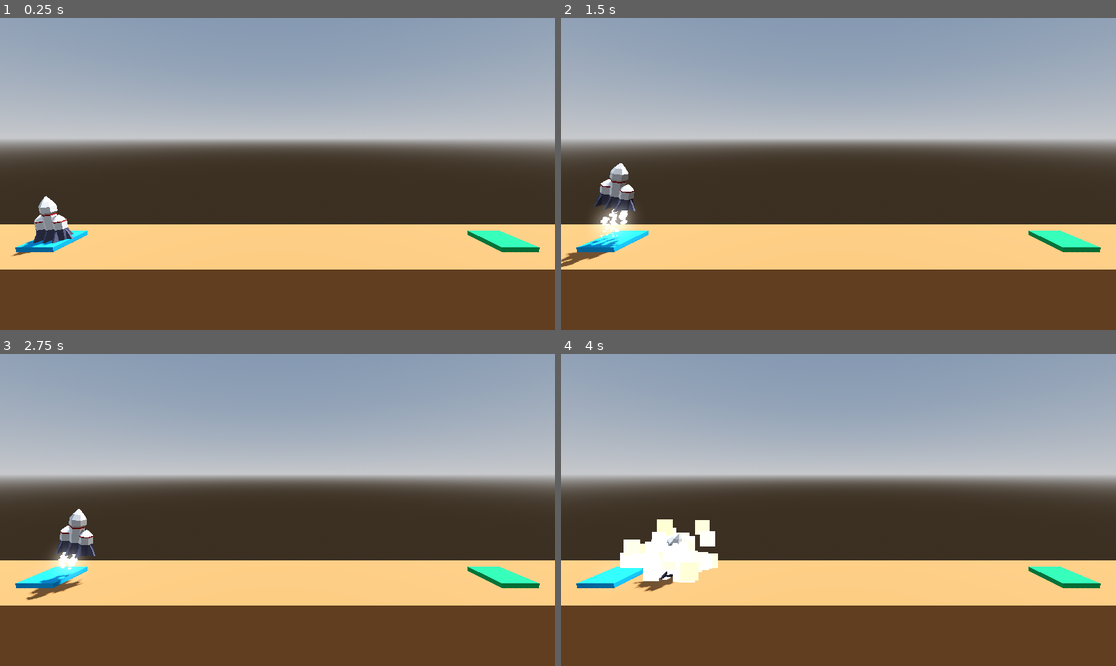
Above: before the commit, frames 1-4 (two rows, left to right).
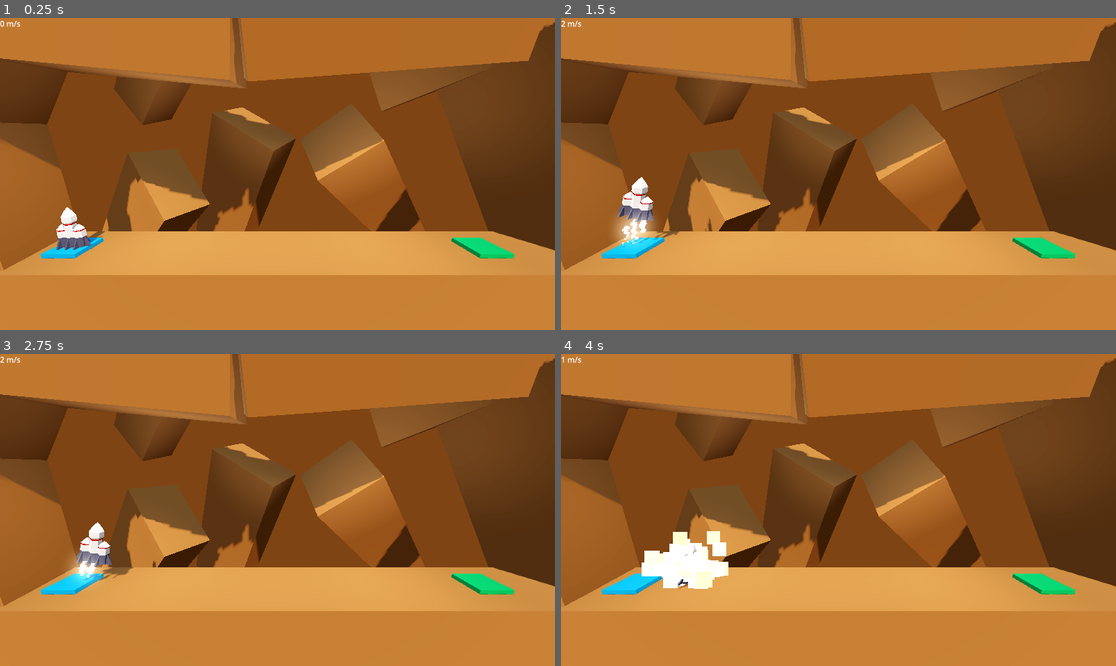
Above: after the commit, the same moments.

Repository: LukasVasi/godot-project-boost
Game: Godot game, scene res://levels/level_1.tscn
Two runs of this game, one before a commit and one after it. Both use one fixed random seed, a clock stepped at 60 frames per second and the inputs below.
Inputs:
- Up to frame 1 (0.25 s): no input
- Up to frame 2 (1.5 s): tap Enter at 0.5 s; hold D (rotate_right) 0.53-1.28 s; hold W (boost) 0.53-1.28 s; hold A (rotate_left) from 1.28 s (still down); tap W (boost) at 1.35 s
- Up to frame 3 (2.75 s): release A (rotate_left) at 2.03 s; hold D (rotate_right) from 2.03 s (still down); hold W (boost) from 2.03 s (still down)
- Up to frame 4 (4 s): release W (boost) at 2.78 s; tap W (boost) at 2.85 s; release D (rotate_right) at 3.53 s; hold A (rotate_left) from 3.53 s (still down); hold W (boost) from 3.53 s (still down)

The runs differ from the first frame. In frame 1, 98% of the frame differs, in the area x 0-100%, y 0-100%; in frame 2, 98%; in frame 3, 98%; in frame 4, 97%.

Commit message:
Colliding with the landing pad at a high velocity now counts as a crash

Diff:
--- /dev/null
+++ b/hud.gd
@@ -0,0 +1,9 @@
+class_name HUD
+extends CanvasLayer
+
+@onready var velocity_label: Label = $VelocityLabel
+@onready var player: Player = $".."
+
+# Called every frame. 'delta' is the elapsed time since the previous frame.
+func _process(delta: float) -> void:
+	velocity_label.text = str(round(player.linear_velocity.length())) + " m/s"
--- a/levels/level_1.tscn
+++ b/levels/level_1.tscn
@@ -1,7 +1,19 @@
-[gd_scene load_steps=9 format=3 uid="uid://bpsjxp56sx76b"]
+[gd_scene load_steps=10 format=3 uid="uid://bpsjxp56sx76b"]
 
 [ext_resource type="PackedScene" uid="uid://cb7xn3320rath" path="res://player.tscn" id="1_ho1rs"]
 [ext_resource type="Script" path="res://landing_pad.gd" id="2_ejkfk"]
+
+[sub_resource type="StandardMaterial3D" id="StandardMaterial3D_o6mdg"]
+albedo_color = Color(5.39064e-06, 0.618762, 0.864244, 1)
+
+[sub_resource type="StandardMaterial3D" id="StandardMaterial3D_00hso"]
+albedo_color = Color(8.18223e-07, 0.68689, 0.338361, 1)
+
+[sub_resource type="StandardMaterial3D" id="StandardMaterial3D_fm46s"]
+albedo_color = Color(0.664074, 0.428349, 0.217795, 1)
+
+[sub_resource type="StandardMaterial3D" id="StandardMaterial3D_pbld1"]
+albedo_color = Color(0.664074, 0.428349, 0.217795, 1)
 
 [sub_resource type="ProceduralSkyMaterial" id="ProceduralSkyMaterial_as60p"]
 sky_horizon_color = Color(0.64625, 0.65575, 0.67075, 1)
@@ -11,37 +23,17 @@
 sky_material = SubResource("ProceduralSkyMaterial_as60p")
 
 [sub_resource type="Environment" id="Environment_8g4vc"]
-background_mode = 2
+background_mode = 1
+background_color = Color(0.0971463, 0.0542612, 0.0192034, 1)
 sky = SubResource("Sky_7jvt3")
+ambient_light_source = 3
 tonemap_mode = 2
 glow_enabled = true
 
-[sub_resource type="StandardMaterial3D" id="StandardMaterial3D_fm46s"]
-albedo_color = Color(0.664074, 0.428349, 0.217795, 1)
-
-[sub_resource type="StandardMaterial3D" id="StandardMaterial3D_o6mdg"]
-albedo_color = Color(5.39064e-06, 0.618762, 0.864244, 1)
-
-[sub_resource type="StandardMaterial3D" id="StandardMaterial3D_00hso"]
-albedo_color = Color(8.18223e-07, 0.68689, 0.338361, 1)
-
 [node name="Level" type="Node3D"]
-
-[node name="WorldEnvironment" type="WorldEnvironment" parent="."]
-environment = SubResource("Environment_8g4vc")
-
-[node name="DirectionalLight3D" type="DirectionalLight3D" parent="."]
-transform = Transform3D(-0.866025, -0.433013, 0.25, 0, 0.5, 0.866025, -0.5, 0.75, -0.433013, 0, 0, 0)
-shadow_enabled = true
 
 [node name="Player" parent="." instance=ExtResource("1_ho1rs")]
 transform = Transform3D(1, 0, 0, 0, 1, 0, 0, 0, 1, -13, 1.125, 0)
-
-[node name="Ground" type="CSGBox3D" parent="." groups=["Hazard"]]
-transform = Transform3D(1, 0, 0, 0, 1, 0, 0, 0, 1, 0, -4, 0)
-use_collision = true
-size = Vector3(50, 8, 5)
-material = SubResource("StandardMaterial3D_fm46s")
 
 [node name="LaunchPad" type="CSGBox3D" parent="."]
 transform = Transform3D(1, 0, 0, 0, 1, 0, 0, 0, 1, -13, 0.125, 0)
@@ -58,4 +50,95 @@
 next_level_path = "res://levels/level_2.tscn"
 
 [node name="Camera3D" type="Camera3D" parent="."]
-transform = Transform3D(1, 0, 0, 0, 0.984808, 0.173648, 0, -0.173648, 0.984808, 0, 6, 11)
+transform = Transform3D(1, 0, 0, 0, 0.984808, 0.173648, 0, -0.173648, 0.984808, 0, 7, 12)
+
+[node name="Environment" type="Node3D" parent="."]
+
+[node name="Ground" type="CSGBox3D" parent="Environment" groups=["Environment", "Hazard"]]
+transform = Transform3D(1, 0, 0, 0, 1, 0, 0, 0, 1, 0, -4, 0)
+use_collision = true
+size = Vector3(50, 8, 5)
+material = SubResource("StandardMaterial3D_fm46s")
+
+[node name="Ceiling" type="CSGBox3D" parent="Environment" groups=["Environment", "Hazard"]]
+transform = Transform3D(0.996153, 0.0871005, -0.00963631, -0.0875678, 0.985179, -0.147495, -0.0033534, 0.147771, 0.989016, -16.8231, 15.312, 0)
+use_collision = true
+size = Vector3(30, 8, 5)
+material = SubResource("StandardMaterial3D_pbld1")
+
+[node name="Ceiling2" type="CSGBox3D" parent="Environment" groups=["Environment", "Hazard"]]
+transform = Transform3D(0.981729, -0.0579579, 0.181243, 0.109899, 0.950265, -0.291409, -0.155339, 0.306003, 0.939272, 7.79074, 15.1517, -0.471418)
+use_collision = true
+size = Vector3(20, 8, 5)
+material = SubResource("StandardMaterial3D_pbld1")
+
+[node name="Wall" type="CSGBox3D" parent="Environment" groups=["Environment", "Hazard"]]
+transform = Transform3D(-0.108906, -0.983193, 0.146532, 0.994046, -0.107218, 0.0193902, -0.00335341, 0.147771, 0.989016, -18.005, 3.64926, 0)
+use_collision = true
+size = Vector3(10, 5, 5)
+material = SubResource("StandardMaterial3D_pbld1")
+
+[node name="Wall2" type="CSGBox3D" parent="Environment" groups=["Environment", "Hazard"]]
+transform = Transform3D(0.513998, -0.848117, 0.128462, 0.857785, 0.508783, -0.0731102, -0.00335341, 0.147771, 0.989016, -16.9396, 11.1033, 0)
+use_collision = true
+size = Vector3(6, 5, 5)
+material = SubResource("StandardMaterial3D_pbld1")
+
+[node name="Wall3" type="CSGBox3D" parent="Environment" groups=["Environment", "Hazard"]]
+transform = Transform3D(-0.355285, -0.880452, 0.313969, 0.922463, -0.275944, 0.270032, -0.151112, 0.385563, 0.910223, 18.6294, 6.07073, -0.990739)
+use_collision = true
+size = Vector3(15, 6, 8)
+material = SubResource("StandardMaterial3D_pbld1")
+
+[node name="Background" type="Node3D" parent="."]
+
+[node name="WorldEnvironment" type="WorldEnvironment" parent="Background"]
+environment = SubResource("Environment_8g4vc")
+
+[node name="DirectionalLight3D" type="DirectionalLight3D" parent="Background"]
+transform = Transform3D(0.984808, -0.111619, 0.133022, 0, 0.766044, 0.642788, -0.173648, -0.633022, 0.754407, 0, 0, 0)
+light_color = Color(0.836804, 0.74534, 0.655142, 1)
+light_energy = 0.5
+shadow_enabled = true
+
+[node name="Block" type="CSGBox3D" parent="Background" groups=["Hazard"]]
+transform = Transform3D(-0.606095, 0.57301, -0.551641, -0.67076, -0.740954, -0.0326834, -0.427469, 0.35021, 0.833441, -17.1728, -4, -13.066)
+use_collision = true
+size = Vector3(20, 8, 5)
+material = SubResource("StandardMaterial3D_fm46s")
+
+[node name="Block2" type="CSGBox3D" parent="Background" groups=["Hazard"]]
+transform = Transform3D(-0.309802, 0.809346, -0.498981, -0.84929, -0.4715, -0.237475, -0.427469, 0.35021, 0.833441, -5.44849, -0.203333, -15.0147)
+use_collision = true
+size = Vector3(20, 8, 5)
+material = SubResource("StandardMaterial3D_fm46s")
+
+[node name="Block3" type="CSGBox3D" parent="Background" groups=["Hazard"]]
+transform = Transform3D(0.59959, 0.177361, -0.780407, -0.574242, -0.583867, -0.573886, -0.557438, 0.792239, -0.248232, 14.305, -1.76387, -15.2485)
+use_collision = true
+size = Vector3(30, 6, 6)
+material = SubResource("StandardMaterial3D_fm46s")
+
+[node name="Block4" type="CSGBox3D" parent="Background" groups=["Hazard"]]
+transform = Transform3D(0.657307, -0.596914, -0.460045, 0.550779, 0.797152, -0.247368, 0.514383, -0.0907863, 0.852741, -9.39677, 12.8526, -5.66132)
+use_collision = true
+size = Vector3(10, 4, 3)
+material = SubResource("StandardMaterial3D_fm46s")
+
+[node name="Block5" type="CSGBox3D" parent="Background" groups=["Hazard"]]
+transform = Transform3D(0.787423, -0.343859, -0.511592, 0.339668, 0.934622, -0.105388, 0.514383, -0.0907864, 0.852741, 12.3182, 12.8526, -3.74491)
+use_collision = true
+size = Vector3(10, 4, 3)
+material = SubResource("StandardMaterial3D_fm46s")
+
+[node name="OmniLight3D" type="OmniLight3D" parent="Background"]
+transform = Transform3D(1, 0, 0, 0, 1, 0, 0, 0, 1, 4.9396, 6.80181, 0)
+light_energy = 0.8
+omni_range = 12.0
+omni_attenuation = 0.5
+
+[node name="OmniLight3D2" type="OmniLight3D" parent="Background"]
+transform = Transform3D(1, 0, 0, 0, 1, 0, 0, 0, 1, -5.93758, 6.80181, 0)
+light_energy = 0.8
+omni_range = 12.0
+omni_attenuation = 0.5
--- a/player.gd
+++ b/player.gd
@@ -10,13 +10,26 @@
 @onready var explosion_particles: GPUParticles3D = $ExplosionParticles
 @onready var success_particles: GPUParticles3D = $SuccessParticles
 
+@export_category("Rocket movement")
+
 ## The magnitude of the force applied when boosting
 @export var boost_force: float = 1000
 
 ## The magnituted of the torque applied when rotating
 @export var rotation_torque: float = 100
 
+@export_category("Crash threshold")
+
+## The linear velocity threshold.
+## If the player collides with the landing pad at this or higher velocity, it counts as a crash.
+@export var crash_linear_velocity: float = 2
+
 var _is_transitioning: bool = false
+
+func _process(_delta: float) -> void:
+	if Input.is_action_just_pressed("ui_cancel"):
+		get_tree().quit()
+
 
 func _physics_process(delta: float) -> void:
 	if Input.is_action_pressed("boost"):
@@ -51,8 +64,14 @@
 	):
 		rocket_audio.stop()
 
+
 func _on_body_entered(body: Node) -> void:
 	if not _is_transitioning:
+		if body.is_in_group("Hazard") || linear_velocity.length() >= crash_linear_velocity:
+			_is_transitioning = true
+			_handle_crash()
+			return
+
 		if body.is_in_group("Goal"):
 			_is_transitioning = true
 			set_physics_process(false)
@@ -65,9 +84,6 @@
 			else:
 				print("You win!")
 
-		if body.is_in_group("Hazard"):
-			_is_transitioning = true
-			_handle_crash()
 
 func _handle_crash() -> void:
 	set_physics_process(false)
@@ -78,6 +94,7 @@
 	tween.tween_interval(2.0)
 	tween.tween_callback(get_tree().reload_current_scene)
 
+
 func _complete_level(next_level_path: String) -> void:
 	var tween: Tween = create_tween()
 	tween.tween_interval(2.0)
--- a/player.tscn
+++ b/player.tscn
@@ -7,6 +7,7 @@
 [ext_resource type="PackedScene" uid="uid://ux6ivcx1ovdp" path="res://particles/booster_particles.tscn" id="5_d72cm"]
 [ext_resource type="PackedScene" uid="uid://beeny4jfedewv" path="res://particles/explosion_particles.tscn" id="6_mw7sq"]
 [ext_resource type="PackedScene" uid="uid://dixuol88ld041" path="res://particles/success_particles.tscn" id="7_enrlt"]
+[ext_resource type="Script" path="res://hud.gd" id="8_dvus0"]
 
 [sub_resource type="StandardMaterial3D" id="StandardMaterial3D_i0px4"]
 resource_name = "MRocketWhite"
@@ -116,6 +117,7 @@
 linear_damp = 1.0
 angular_damp = 3.0
 script = ExtResource("1_gabim")
+crash_linear_velocity = 3.0
 
 [node name="RocketMesh" type="MeshInstance3D" parent="."]
 transform = Transform3D(1, 0, 0, 0, 1, 0, 0, 0, 1, 0, -1, 0)
@@ -151,4 +153,16 @@
 
 [node name="SuccessParticles" parent="." instance=ExtResource("7_enrlt")]
 
+[node name="HUD" type="CanvasLayer" parent="."]
+script = ExtResource("8_dvus0")
+
+[node name="VelocityLabel" type="Label" parent="HUD"]
+offset_right = 40.0
+offset_bottom = 23.0
+size_flags_horizontal = 4
+text = "Velocity"
+horizontal_alignment = 1
+vertical_alignment = 1
+metadata/_edit_use_anchors_ = true
+
 [connection signal="body_entered" from="." to="." method="_on_body_entered"]
Not shown: 1 places in player.tscn that only renumber resources
